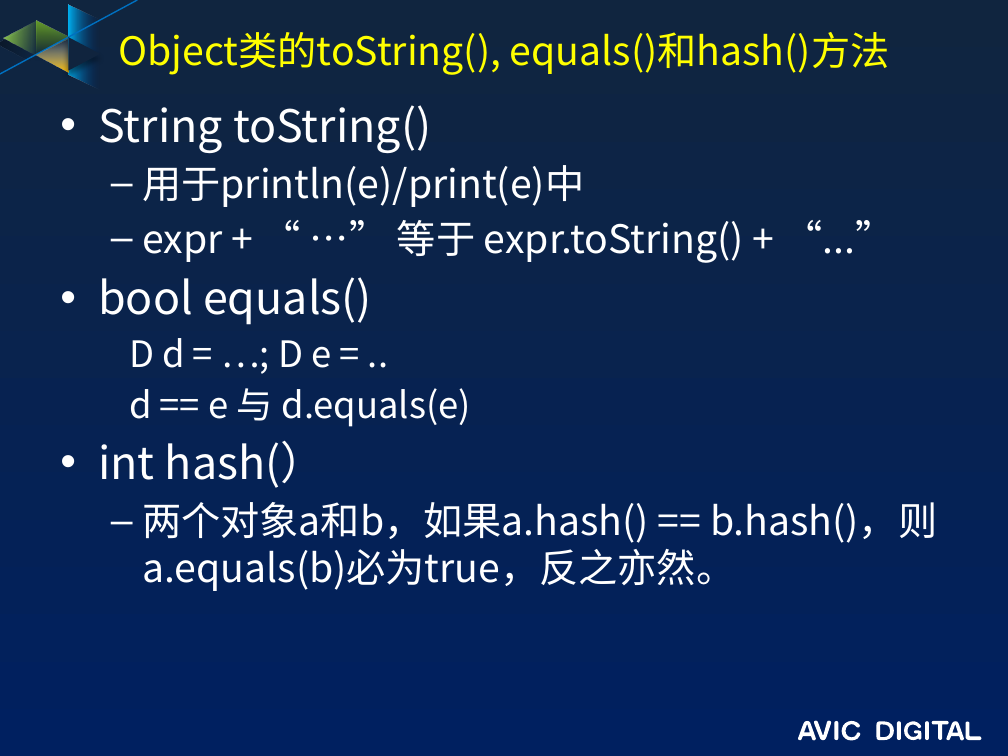
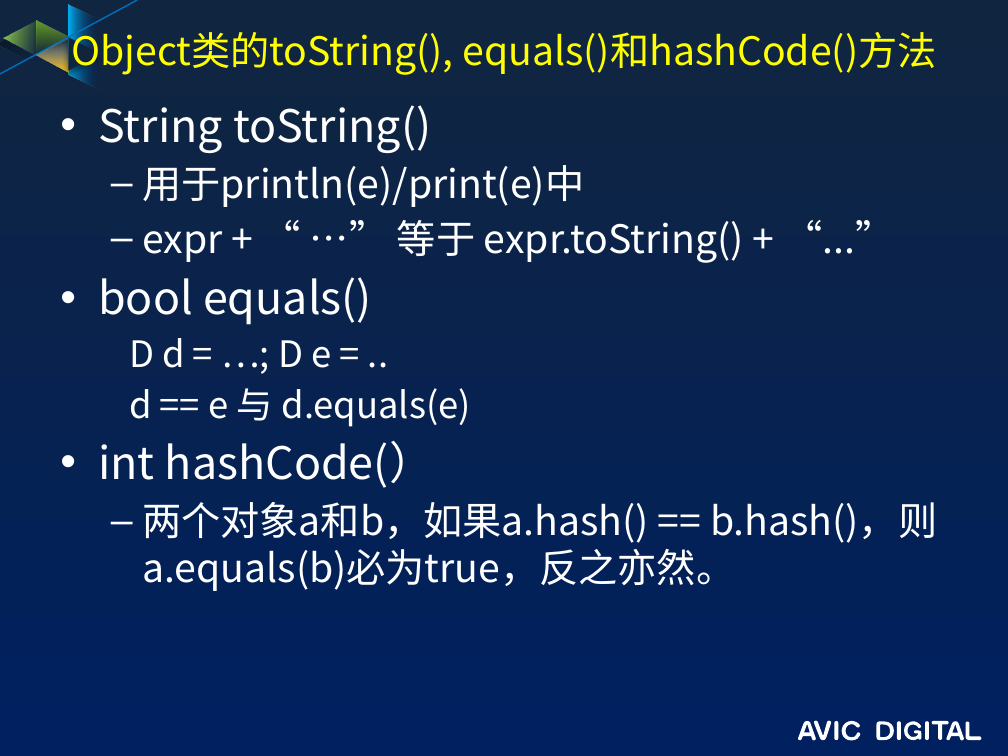
Before and after one commit to guofengzh/java-way, a slide deck: slide 11 of java/docs/03-java-接口和继承.pptx. Drawn at 1008x756 pixels with LibreOffice and Linux fonts; fonts in the diff are those of the drawing; background and template pictures are left out. Boxes give left, top, right and bottom in pixels: in the first picture for what was removed or moved away, otherwise in the second. Text is boxed around its words. In the diff, an @@ line names an element or a change of style, - is before the commit and + after.

Commit message:
init

```diff
--- a/java/docs/03-java-接口和继承.pptx
+++ b/java/docs/03-java-接口和继承.pptx
@@ title at [71,25,937,76]: text changed @@
-Object类的toString(), equals()和hash()方法
+Object类的toString(), equals()和hashCode()方法
@@ text at [98,440,434,488]: text changed @@
-• int hash(）
+• int hashCode(）
```
